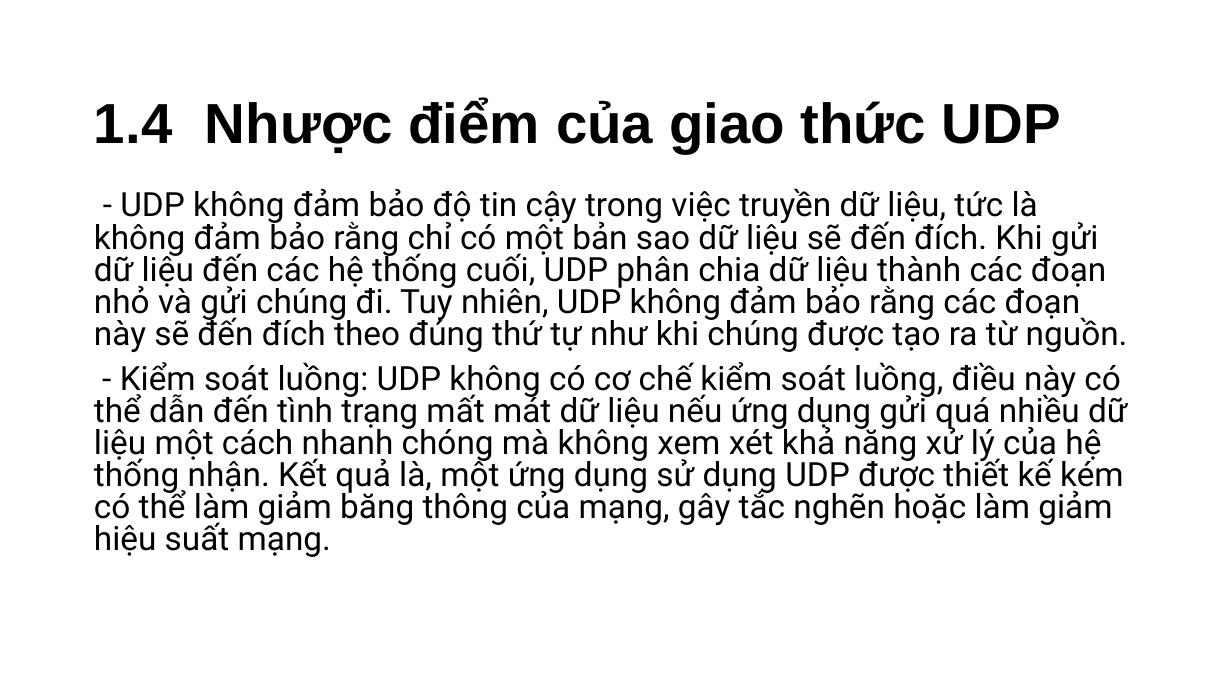
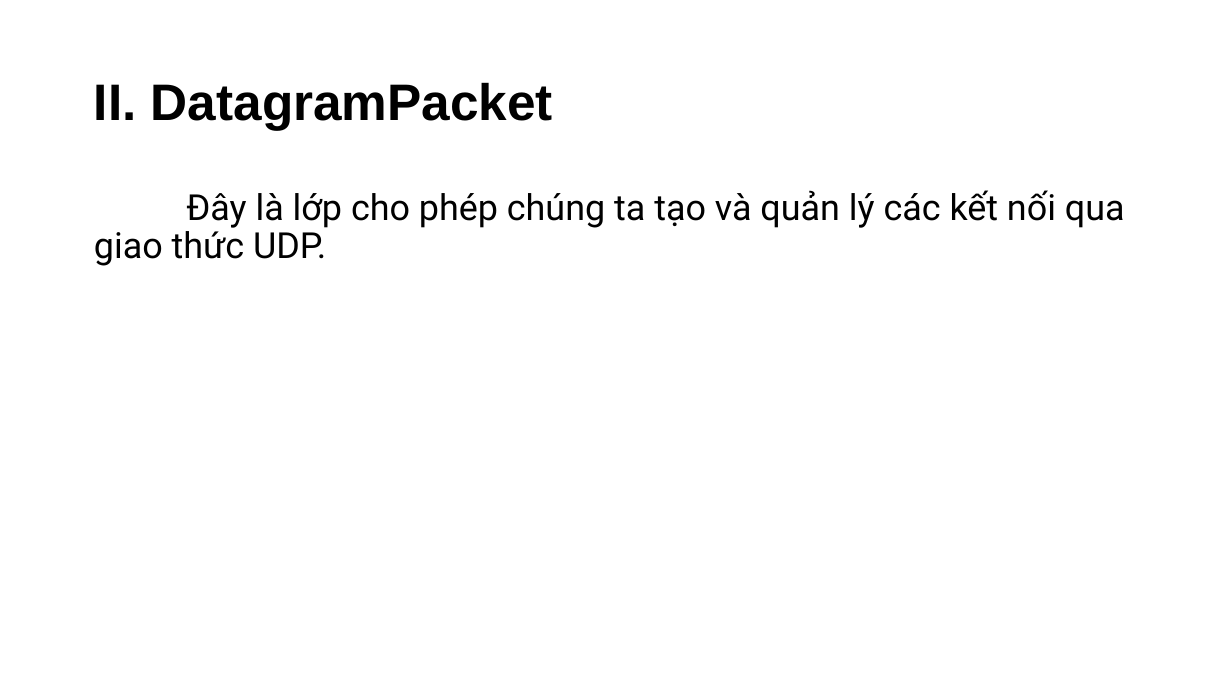
Before and after one commit to Cuid-1412/PowerPoint, a slide deck: slide 10 of Thuyết Trình Java.pptm (slide 14 before the commit). Drawn at 1232x693 pixels with LibreOffice and Linux fonts; fonts in the diff are those of the drawing; background and template pictures are left out. Boxes give left, top, right and bottom in pixels: in the first picture for what was removed or moved away, otherwise in the second. Text is boxed around its words. In the diff, an @@ line names an element or a change of style, - is before the commit and + after.

```diff
--- a/Thuyết Trình Java.pptm
+++ b/Thuyết Trình Java.pptm
@@ title at [94,82,553,130]: text changed; size 44 to 40 pt @@
-1.4 Nhược điểm của giao thức UDP
+II. DatagramPacket
@@ text at [94,190,1125,266]: text changed; size 26 to 28 pt @@
-- UDP không đảm bảo độ tin cậy trong việc truyền dữ liệu, tức là không đảm bảo rằng chỉ có một bản sao dữ liệu sẽ đến đích. Khi gửi dữ liệu đến các hệ thống cuối, UDP phân chia dữ liệu thành các đoạn nhỏ và gửi chúng đi. Tuy nhiên, UDP không đảm bảo rằng các đoạn này sẽ đến đích theo đúng thứ tự như khi chúng được tạo ra từ nguồn.
-- Kiểm soát luồng: UDP không có cơ chế kiểm soát luồng, điều này có thể dẫn đến tình trạng mất mát dữ liệu nếu ứng dụng gửi quá nhiều dữ liệu một cách nhanh chóng mà không xem xét khả năng xử lý của hệ thống nhận. Kết quả là, một ứng dụng sử dụng UDP được thiết kế kém có thể làm giảm băng thông của mạng, gây tắc nghẽn hoặc làm giảm hiệu suất mạng.
+Đây là lớp cho phép chúng ta tạo và quản lý các kết nối qua giao thức UDP.
```
Also in this commit, not shown: 6 other slides changed, 4 slides removed.
